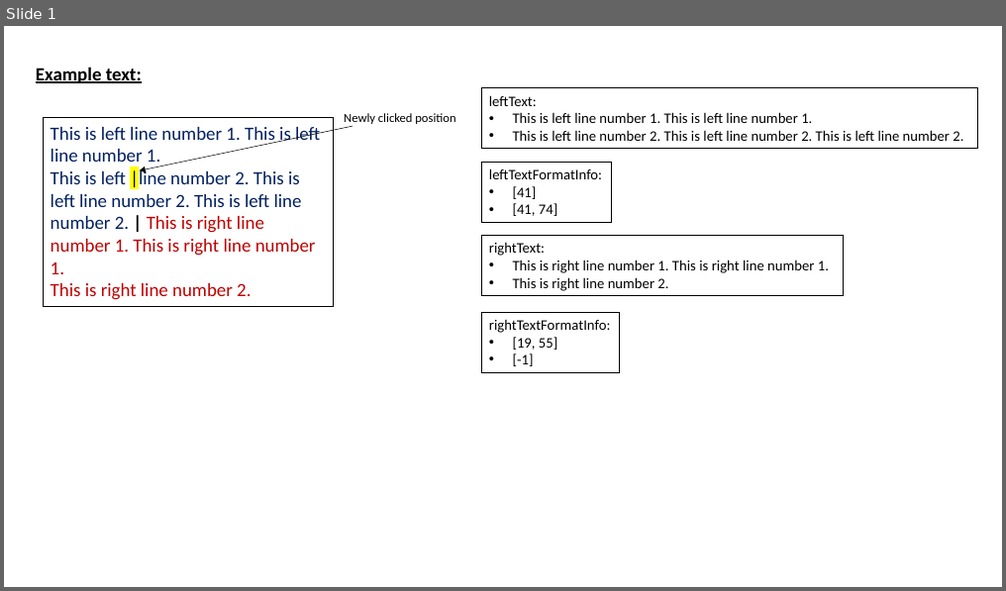
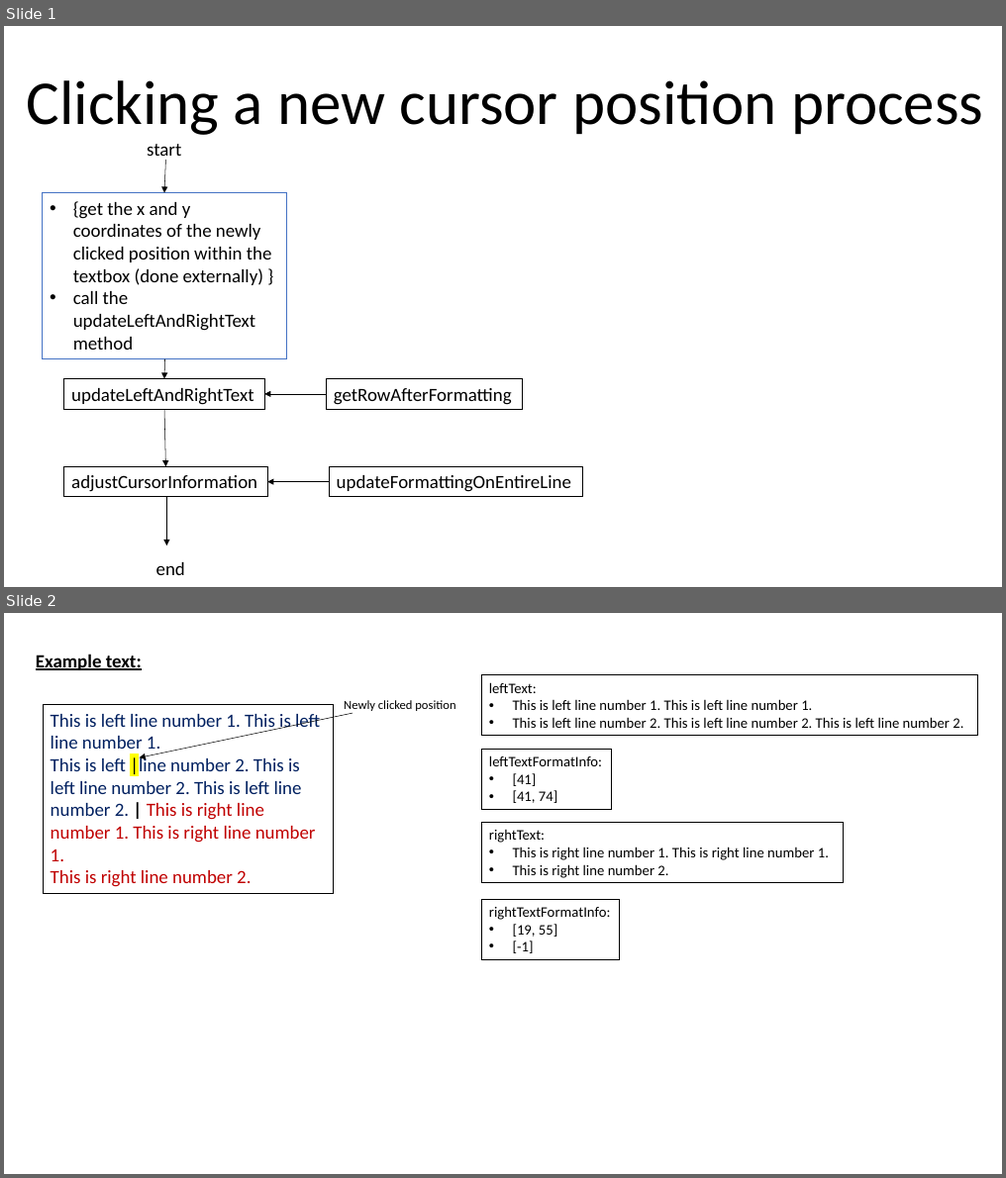
Before and after one commit to L-Holmes/PowerPoint-Quiz-Generator, a slide deck: textbox guide.pptx. Shown one above the other, each under a label of ours: slide 1 before the commit, slides 1 and 2 after it. The pictures are 1006x591 and 1006x1178 pixels, drawn with LibreOffice and Linux fonts; fonts in the diff are those of the drawing. Boxes give left, top, right and bottom in pixels: in the first picture for what was removed or moved away, otherwise in the second. Text is boxed around its words. In the diff, an @@ line names an element or a change of style, - is before the commit and + after.

Commit message:
checked through the upsateLeftAndRightText method, adjusted it to detect the actual character that was clicked, rather than the character after, if the user clicked on the border between 2 character

```diff
--- a/textbox guide.pptx
+++ b/textbox guide.pptx
@@ slide 1 added at (x1=4, y1=26, x2=1002, y2=587), background #FFFFFF @@
@@ text added at (x1=27, y1=80, x2=983, y2=135), 60 pt, text #000000 @@
+Clicking a new cursor position process
@@ text added at (x1=147, y1=144, x2=181, y2=161), 18 pt, text #000000 @@
+start
@@ arrow added from (165, 160) to (164, 193), #000000 0.5 pt @@
@@ rectangle added at (x1=43, y1=193, x2=286, y2=360), outline #4472C4 0.75 pt, 18 pt, text #000000 @@
+• {get the x and y coordinates of the newly clicked position within the textbox (done externally) }
+• call the updateLeftAndRightText method
@@ rectangle added at (x1=63, y1=379, x2=264, y2=409), outline #000000 0.75 pt, 18 pt, text #000000 @@
+updateLeftAndRightText
@@ arrow added from (165, 360) to (164, 379), #000000 0.5 pt @@
@@ rectangle added at (x1=326, y1=379, x2=522, y2=409), outline #000000 0.75 pt, 18 pt, text #000000 @@
+getRowAfterFormatting
@@ arrow added from (164, 409) to (165, 467), #000000 0.5 pt @@
@@ arrow added from (326, 394) to (264, 394), #000000 0.5 pt @@
@@ rectangle added at (x1=63, y1=467, x2=267, y2=497), outline #000000 0.75 pt, 18 pt, text #000000 @@
+adjustCursorInformation
@@ rectangle added at (x1=329, y1=467, x2=583, y2=497), outline #000000 0.75 pt, 18 pt, text #000000 @@
+updateFormattingOnEntireLine
@@ arrow added from (166, 497) to (166, 547), #000000 0.5 pt @@
@@ arrow added from (329, 482) to (267, 482), #000000 0.5 pt @@
@@ text added at (x1=156, y1=563, x2=185, y2=575), 18 pt, text #000000 @@
+end
@@ what was slide 1 is now slide 2 @@
```
Also in this commit, not shown: 1 slide changed, 6 other slides added, 1 slide removed, 1 other file.
